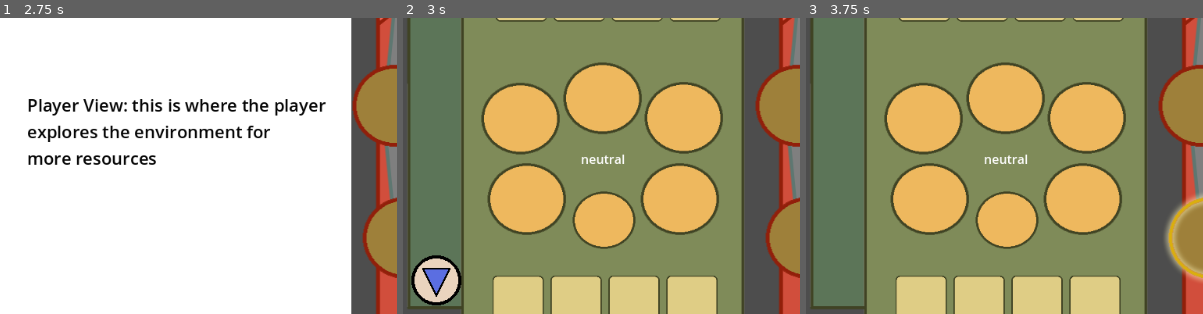
Above: before the commit, frames 1-3 (left to right).
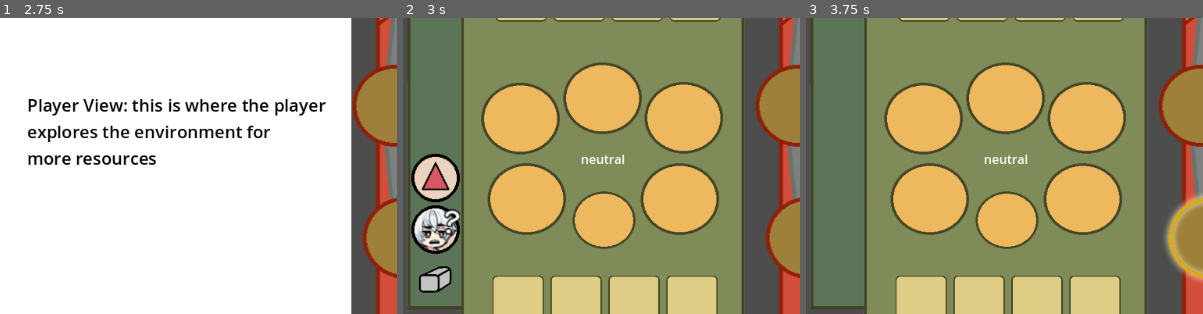
Above: after the commit, the same moments.

Repository: mccajd/Quintessential
Game: Godot game, scene res://Levels/beacon_puzzle_main.tscn
Same seed, same stepped clock (60 frames per second), same inputs: the game is played once before the commit and once after it.
Inputs (mouse positions are % of the whole screen's width and height, from its top left):
- Up to frame 1 (2.75 s): click (81, 90) at 0.5 s; click (81, 90) at 1.25 s; click (81, 90) at 2 s
- Up to frame 2 (3 s): tap Enter at 2.75 s; move the mouse to (81, 72) at 2.77 s; press the mouse at (81, 72) at 2.78 s
- Up to frame 3 (3.75 s): tap Space at 3.5 s; move the mouse to (69, 57) at 3.52 s; release the mouse at (69, 57) at 3.53 s; click (69, 57) at 3.6 s
The pictures show only the part of the screen within x 18-68%, y 21-70%; the shares and areas given below are measured in that part.

Frame 1 is identical in both runs. In frame 2, 4.9% of the frame differs, in the area x 2-15%, y 45-98%; in frame 3, nothing differs.

Commit message:
Update test data, fix minor drag drop issue

Diff:
--- a/Levels/beacon_puzzle_main.tscn
+++ b/Levels/beacon_puzzle_main.tscn
@@ -53,6 +53,7 @@
 [node name="BeaconNode1" parent="BeaconTower" groups=["BeaconNodes"] instance=ExtResource("4_b3dfw")]
 z_index = 1
 position = Vector2(103, 484)
+debug_items = true
 id = 1
 availableNodeIds = Array[int]([2, 3])
 
--- a/Scripts/beacon_node.gd
+++ b/Scripts/beacon_node.gd
@@ -1,6 +1,8 @@
 extends Area2D
 
 class_name BeaconNode
+
+@export var debug_items = false
 
 @export var id: int
 @export var availableNodeIds: Array[int]
@@ -16,7 +18,6 @@
 
 var hovered = false
 
-# @export here for debugging; this should be set by the player/internal systems
 var inputs
 var outputs
 @export var selected_transformation: String = "neutral"
@@ -64,9 +65,8 @@
 
 
 func set_available_items(items):
-	#debug
-	if id == 1:
-		available_items = [ItemInSlot.new("water", null)]
+	if debug_items:
+		available_items = [ItemInSlot.new("fire", null), ItemInSlot.new("salt", null), ItemInSlot.new("silver", null)]
 		return
 
 	if (available_items != null && Helpers.compare_arrays(available_items.map(func(x): return x.item_key), items)): return
--- a/Scripts/item_draggable.gd
+++ b/Scripts/item_draggable.gd
@@ -13,9 +13,12 @@
 
 
 func _ready():
-	# TODO.jmc - grey this out or maybe hide this if item slot filled
 	var item = Items.itemDB.get(item_key)
 	texture = load(item.sprite)
+	stretch_mode = TextureRect.STRETCH_KEEP_ASPECT
+	expand_mode = TextureRect.EXPAND_FIT_HEIGHT
+
+	# reduce sprite opacity if filled
 	if item_slot != null:
 		modulate.a = 0.5
 	else:
@@ -31,6 +34,7 @@
 	if item_slot != null: return
 
 	var drag_preview = self.duplicate()
+	drag_preview.expand_mode = TextureRect.EXPAND_KEEP_SIZE
 	drag_preview.z_index = 10
 	set_drag_preview(drag_preview)
 	return self
